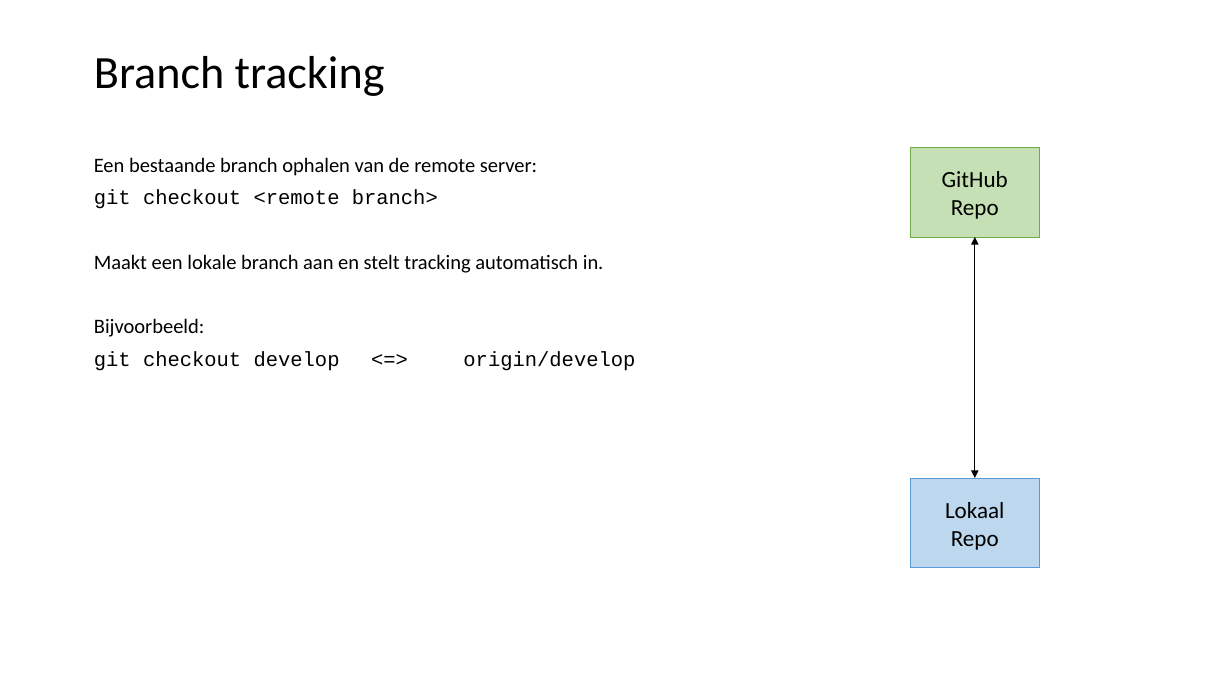
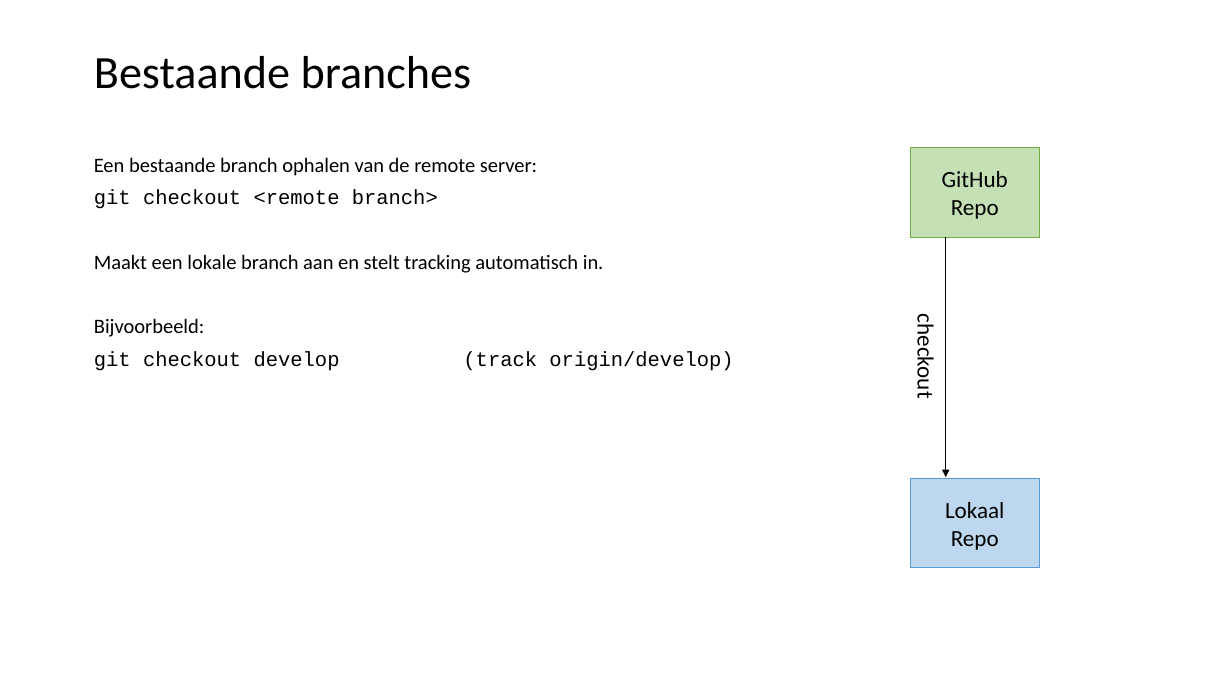
Before and after one commit to LFKoning/knowledge-sharing, a slide deck: slide 16 of git_course/2_collaboration/git_collaboration.pptx (slide 20 before the commit). Drawn at 1232x693 pixels with LibreOffice and Linux fonts; fonts in the diff are those of the drawing. Boxes give left, top, right and bottom in pixels: in the first picture for what was removed or moved away, otherwise in the second. Text is boxed around its words. In the diff, an @@ line names an element or a change of style, - is before the commit and + after.

```diff
--- a/git_course/2_collaboration/git_collaboration.pptx
+++ b/git_course/2_collaboration/git_collaboration.pptx
@@ title at [94, 56, 472, 89]: text changed @@
-Branch tracking
+Bestaande branches
@@ double arrow moved from (975, 237) - (975, 478) to (946, 237) - (946, 477) @@
@@ double arrow (946, 237) - (946, 477): double arrow to arrow @@
@@ text added at [912, 324, 940, 397], 18 pt, text #000000 @@
+checkout
@@ text at [94, 351, 733, 371]: text changed @@
-git checkout develop <=> origin/develop
+git checkout develop (track origin/develop)
```
Also in this commit, not shown: 48 other slides changed, 7 slides added, 4 slides removed, 2 other files.
